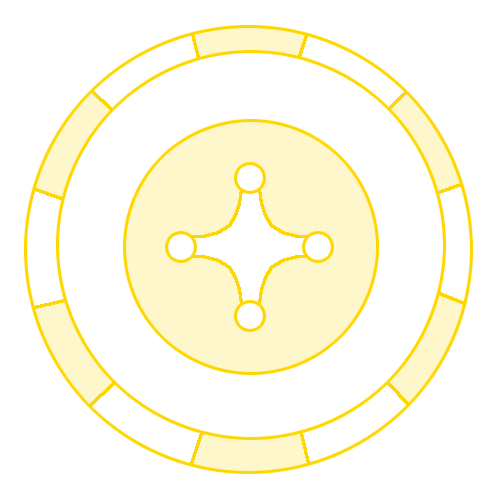
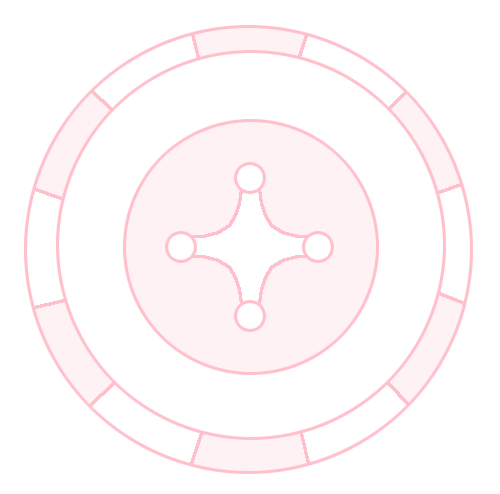
The second 500 x 494 image is a revision of the first. Changes to its layers:
pixels changed over [24, 25, 473, 474] (layer not identified)
